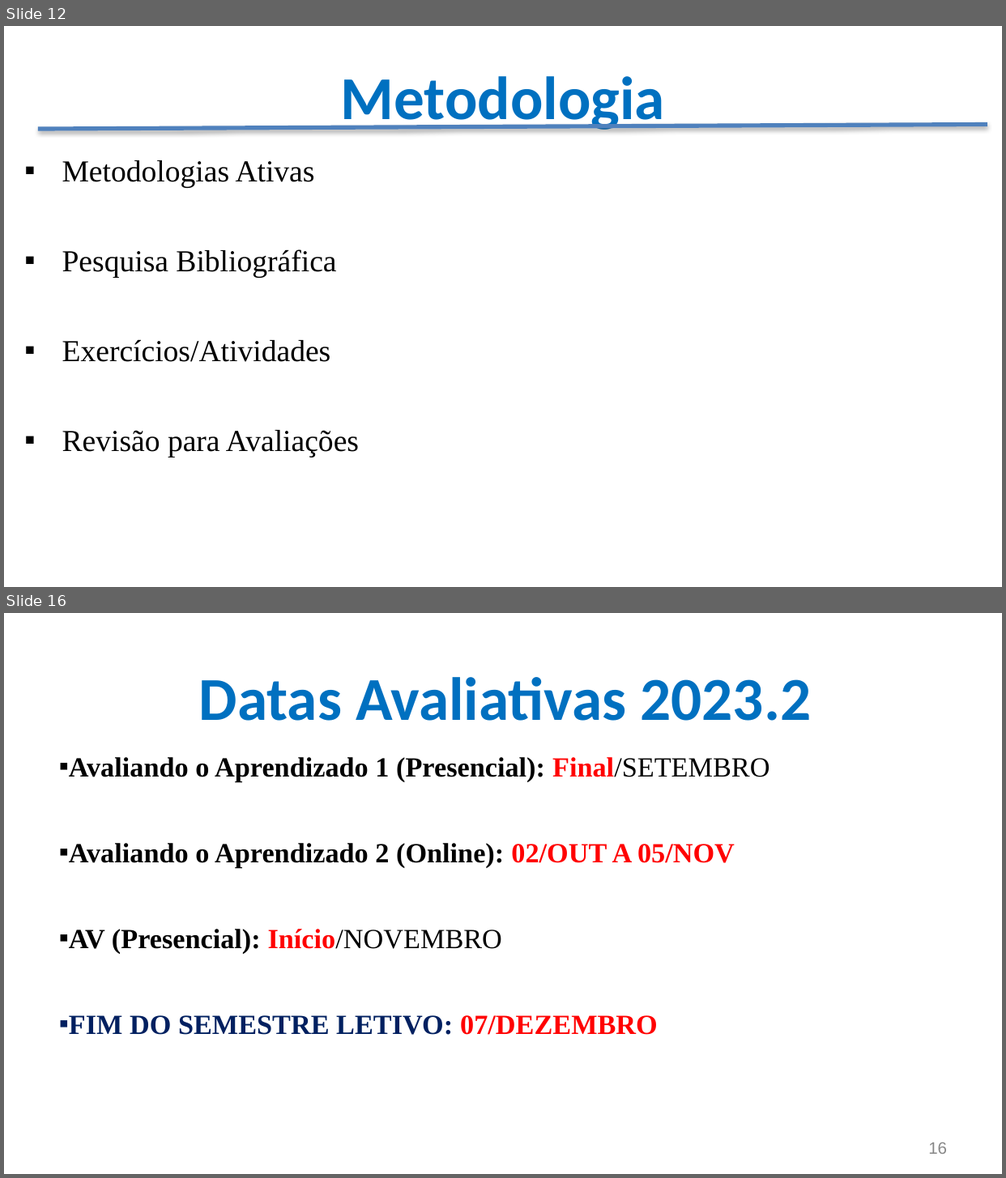
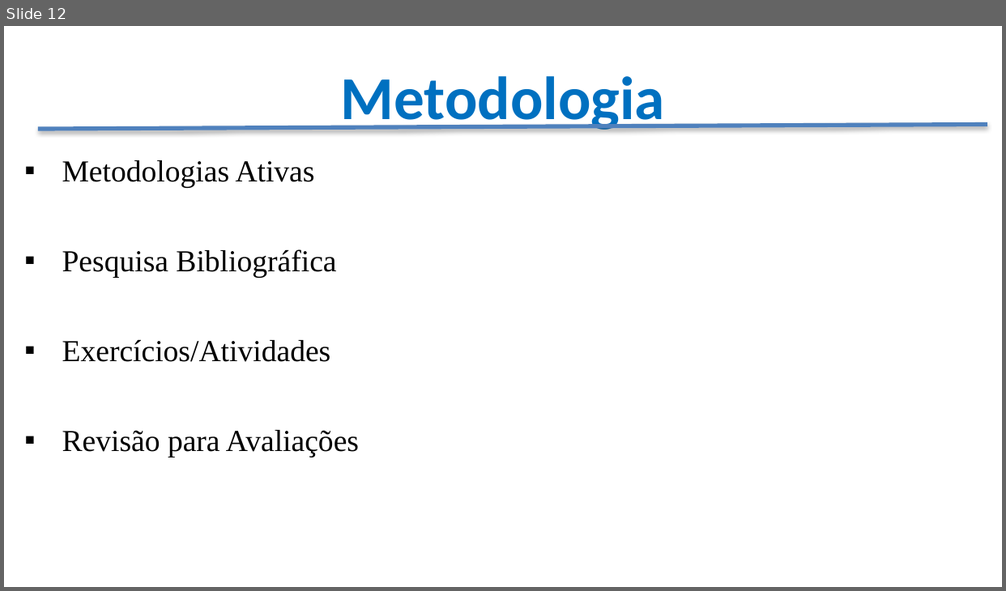
Before and after one commit to CloudEducationBrazil/WydenUniRuyPythonRAD, a slide deck: 01 Classes/Apresentação - Desenvolvimento RAD Python.pptx. Shown one above the other, each under a label of ours: slides 12 and 16 before the commit, slide 12 after it; the slides between them are not shown. The pictures are 1006x1178 and 1006x591 pixels, drawn with LibreOffice and Linux fonts; fonts in the diff are those of the drawing; background and template pictures are left out. Boxes give left, top, right and bottom in pixels: in the first picture for what was removed or moved away, otherwise in the second. Text is boxed around its words. In the diff, an @@ line names an element or a change of style, - is before the commit and + after.

```diff
--- a/01 Classes/Apresentação - Desenvolvimento RAD Python.pptx
+++ b/01 Classes/Apresentação - Desenvolvimento RAD Python.pptx
@@ slide 16 removed at bbox=[4, 613, 1002, 1174], background picture (left out) @@
@@ title removed at bbox=[199, 677, 811, 721] @@
-Datas Avaliativas 2023.2
@@ text removed at bbox=[69, 757, 769, 1035] @@
-▪ Avaliando o Aprendizado 1 (Presencial): Final/SETEMBRO
-▪ Avaliando o Aprendizado 2 (Online): 02/OUT A 05/NOV
-▪ AV (Presencial): Início/NOVEMBRO
-▪ FIM DO SEMESTRE LETIVO: 07/DEZEMBRO
@@ page number removed at bbox=[928, 1143, 947, 1154] @@
-16
```
Also in this commit, not shown: 2 slides changed, 1 slide added, 2 other slides removed, 1 other file.
